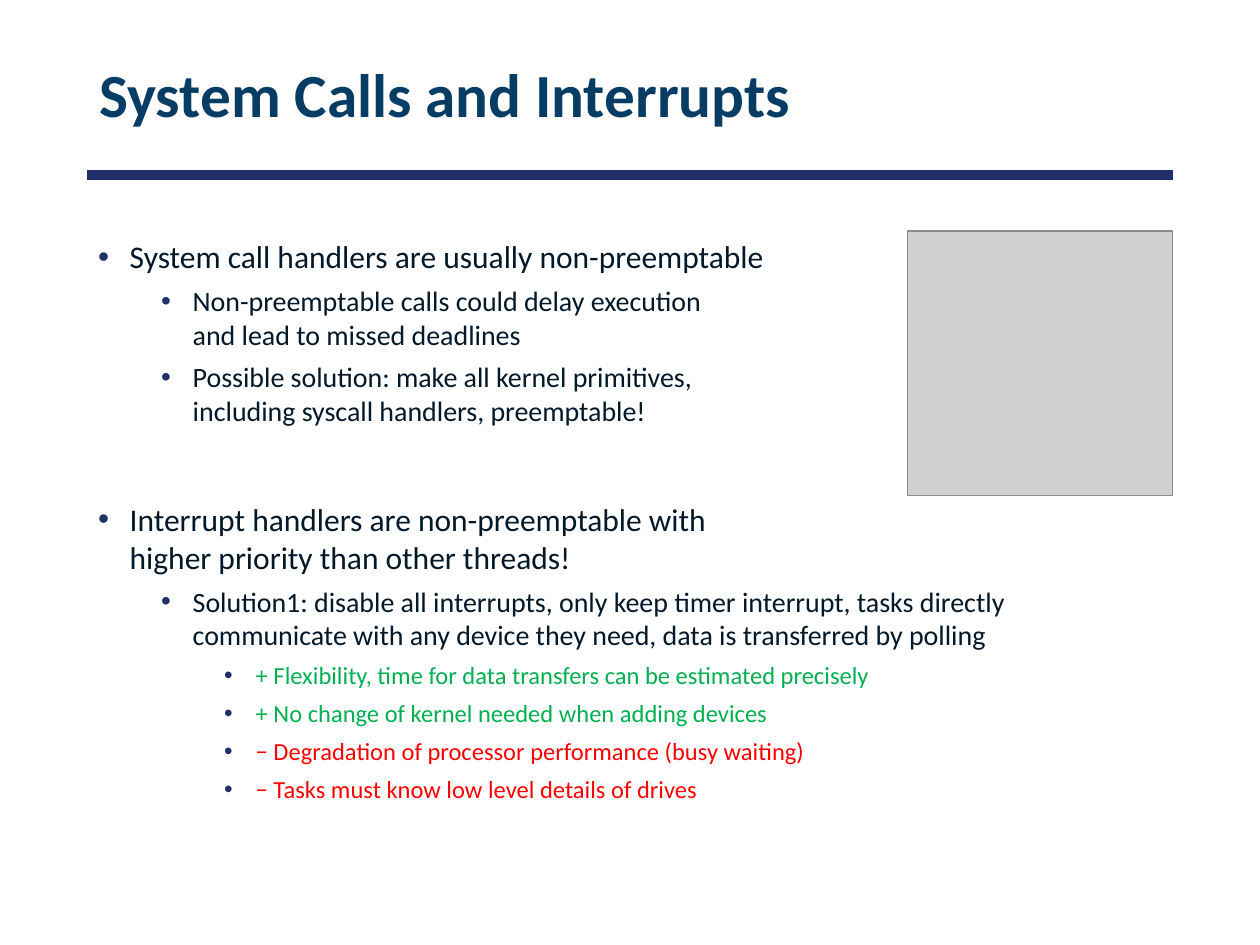
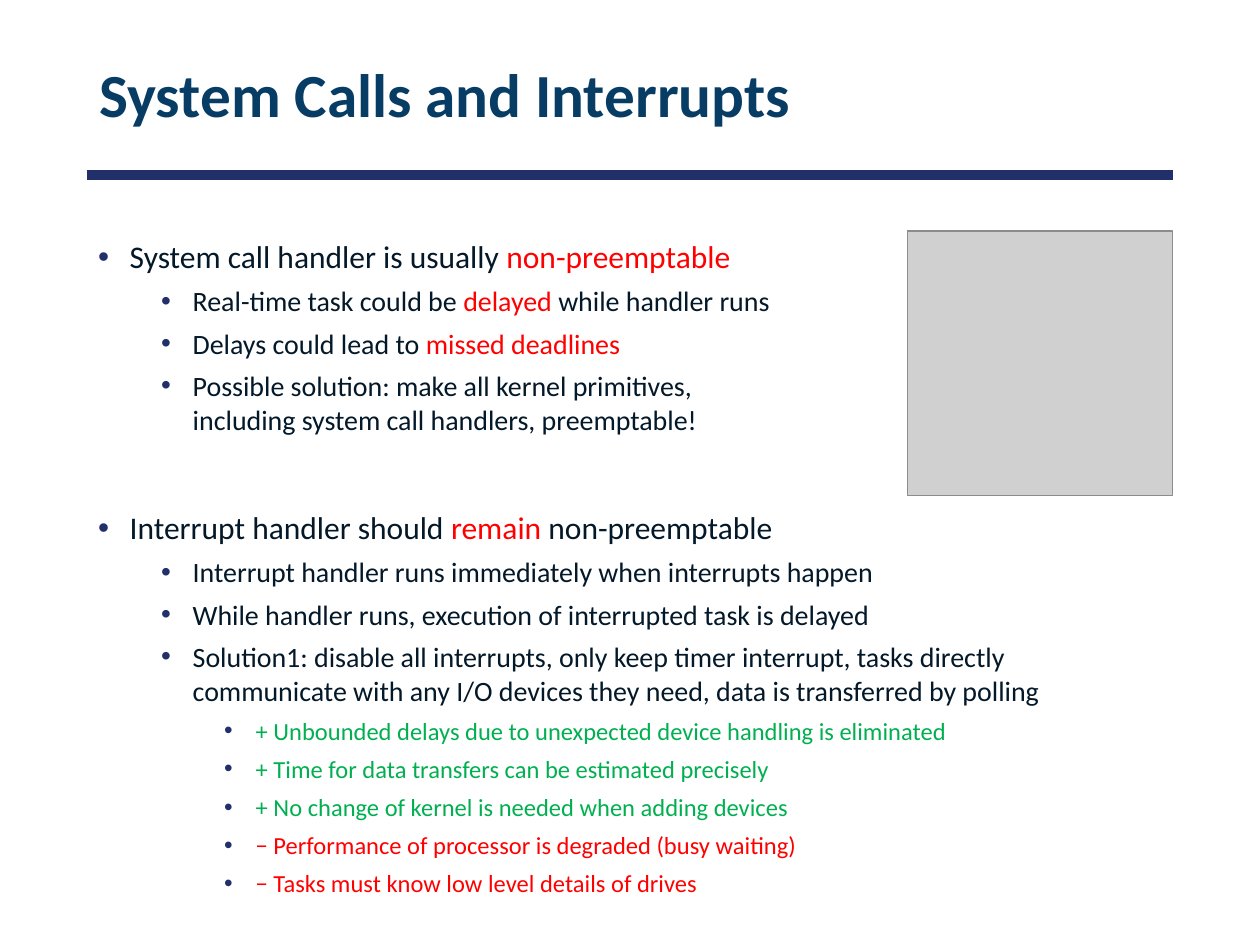
Before and after one commit to smajidzahedi/ECE350, a slide deck: slide 10 of 06-realtime.pptx. Drawn at 1260x945 pixels with LibreOffice and Linux fonts; fonts in the diff are those of the drawing; grey boxes stand for pictures. Boxes give left, top, right and bottom in pixels: in the first picture for what was removed or moved away, otherwise in the second. Text is boxed around its words. In the diff, an @@ line names an element or a change of style, - is before the commit and + after.

Commit message:
fixed syscalls and interrupts slide

```diff
--- a/06-realtime.pptx
+++ b/06-realtime.pptx
@@ text at (x1=130, y1=246, x2=1038, y2=859): text changed @@
-• System call handlers are usually non-preemptable
-  • Non-preemptable calls could delay execution
-    and lead to missed deadlines
-  • Possible solution: make all kernel primitives,
-    including syscall handlers, preemptable!
-• Interrupt handlers are non-preemptable with
-  higher priority than other threads!
-  • Solution1: disable all interrupts, only keep timer interrupt, tasks directly communicate with any device they need, data is transferred by polling
-    • + Flexibility, time for data transfers can be estimated precisely
-    • + No change of kernel needed when adding devices
-    • − Degradation of processor performance (busy waiting)
+• System call handler is usually non-preemptable
+  • Real-time task could be delayed while handler runs
+  • Delays could lead to missed deadlines
+  • Possible solution: make all kernel primitives,
+    including system call handlers, preemptable!
+• Interrupt handler should remain non-preemptable
+  • Interrupt handler runs immediately when interrupts happen
+  • While handler runs, execution of interrupted task is delayed
+  • Solution1: disable all interrupts, only keep timer interrupt, tasks directly communicate with any I/O devices they need, data is transferred by polling
+    • + Unbounded delays due to unexpected device handling is eliminated
+    • + Time for data transfers can be estimated precisely
+    • + No change of kernel is needed when adding devices
+    • − Performance of processor is degraded (busy waiting)
```
Also in this commit, not shown: 1 other slide changed, 1 other file.
